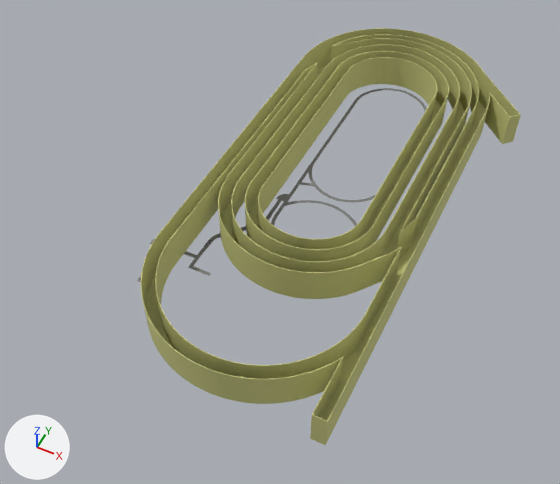
The FBX model Assets/Resources/Models/Map/Track.fbx: old version first, new version second.
Both versions are drawn from a 50 mm camera at (338.0, -892.0, 939.0) aimed at (-60.0, -96.0, -55.0). The axes (+X, +Y, +Z) are drawn at lower left. The lights are the same throughout. Where no turn or scale is listed for an object, it has been applied to the vertices.

Script lines for the objects in view, before the commit:
```python
mat_01___default = principled_material('01 - Default')
mat_01___default.base_color = (0.588, 0.588, 0.227)  # beige #caca83
mat_01___default.roughness = 0.859
mat_02___default = principled_material('02 - Default')
mat_02___default.base_color = (0.204, 0.204, 0.204)  # grey #7d7d7d
mat_02___default.roughness = 0.859
me_mesh = bpy.data.meshes.new('Mesh')
me_mesh.from_pydata(...)  # 703 vertices, 355 faces; spans x -185.0..232.0, y -434.0..434.0, z 0.0
me_mesh.materials.append(mat_01___default)  # beige #caca83
me_mesh_002 = bpy.data.meshes.new('Mesh.002')
me_mesh_002.from_pydata(...)  # 536 vertices, 325 faces; spans x -165.0..73.0, y -253.0..324.0, z -4.0..0.0
me_mesh_002.materials.append(mat_02___default)  # grey #7d7d7d
me_mesh_003 = bpy.data.meshes.new('Mesh.003')
me_mesh_003.from_pydata(...)  # 2812 vertices, 5624 faces; spans x -186.0..234.0, y -435.0..435.0, z 0.0..63.0
me_mesh_003.materials.append(mat_01___default)  # beige #caca83
ob_object006 = bpy.data.objects.new('Object006', me_mesh_002)
ob_object006.location = (0.0, 0.0, 0.0)
ob_shape011 = bpy.data.objects.new('Shape011', me_mesh_003)
ob_shape011.location = (0.0, 0.0, 0.0)
ob_track = bpy.data.objects.new('track', me_mesh)
ob_track.location = (0.0, 0.0, 0.0)
```
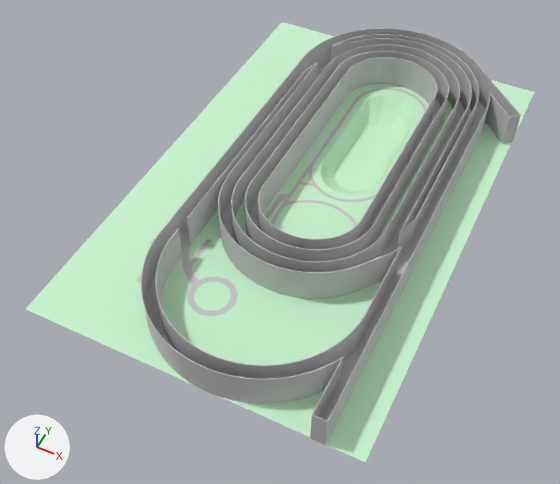
The newer file is also turned or shifted as a whole; pictures and numbers use the older file's frame.

Edits to the bpy script that builds the scene:
```text
Change mat_02___default:
    mat_02___default.base_color: (0.204, 0.204, 0.204) -> (0.588, 0.914, 0.627)  # grey #7d7d7d -> green #caf5cf
Change mat_01___default:
    mat_01___default.base_color: (0.588, 0.588, 0.227) -> (0.588, 0.588, 0.588)  # beige #caca83 -> light grey #cacaca
Change me_mesh_002:
    used by ob_object006; location = (0.0, 0.0, 0.0)
    remove me_mesh_002.from_pydata(...)  # 536 vertices, 325 faces; spans x -165.0..73.0, y -253.0..324.0, z -4.0..0.0
    remove me_mesh_002.materials.append(mat_02___default)  # grey #7d7d7d
    add me_mesh_002.from_pydata(...)  # 868 vertices, 659 faces; spans x -89.0..73.0, y -160.0..324.0, z 0.0..1.0
    me_mesh_002 part 1: 1 vertex moved from x -78.0, y -103.0, z -4.0 to x -78.0, y -55.0, z 1.0; 102 vertices removed from x -165.0..-78.0, y -253.0..-55.0, z -4.0..0.0; 434 vertices added at x -89.0..73.0, y -160.0..324.0, z 0.0..1.0
    add me_mesh_002.materials.append(mat_01___default)  # light grey #cacaca
Add me_mesh_004:
    me_mesh_004.from_pydata(...)  # 114 vertices, 86 faces; spans x -61.5..61.5, y -57.5..57.5, z -1.0..0.0
    me_mesh_004.materials.append(mat_01___default)  # light grey #cacaca
Add me_mesh_003_1:
    me_mesh_003_1.from_pydata(...)  # 96 vertices, 96 faces; spans x -34.0..34.0, y -85.0..85.0, z -4.0..1.0
    me_mesh_003_1.materials.append(mat_01___default)  # light grey #cacaca
Add me_mesh_006:
    me_mesh_006.from_pydata(...)  # 51 vertices, 92 faces; spans x -276.0..276.0, y -434.0..434.0, z -34.0..0.0
    me_mesh_006.materials.append(mat_02___default)  # green #caf5cf
Add ob_object008:
    ob_object008 = bpy.data.objects.new('Object008', me_mesh_004)
    ob_object008.location = (-104.0, -267.0, 1.0)
Add ob_object009:
    ob_object009 = bpy.data.objects.new('Object009', me_mesh_003_1)
    ob_object009.location = (-112.0, -140.0, 0.0)
Add ob_object007:
    ob_object007 = bpy.data.objects.new('Object007', me_mesh_006)
    ob_object007.location = (-44.0, 0.0, 1.0)
```

Pixel boxes (x1, y1, x2, y2) of what changed, in the pictures (560 x 484 px):
'Object007', added (green)
    after: (26, 22, 534, 462)
'Shape011', recoloured
    both: (141, 28, 521, 445)
'track', recoloured
    both: (147, 66, 486, 421)
'Object006', recoloured, reshaped
    before: (184, 88, 427, 276)
    after: (271, 88, 427, 226)
'Object008', added
    after: (182, 245, 238, 316)
'Object009', added
    after: (196, 199, 281, 256)
'road', recoloured
    both: (137, 239, 155, 282)
part 1 of me_mesh_002, built on
    before: (184, 194, 285, 276)
    after: (271, 88, 427, 226)
